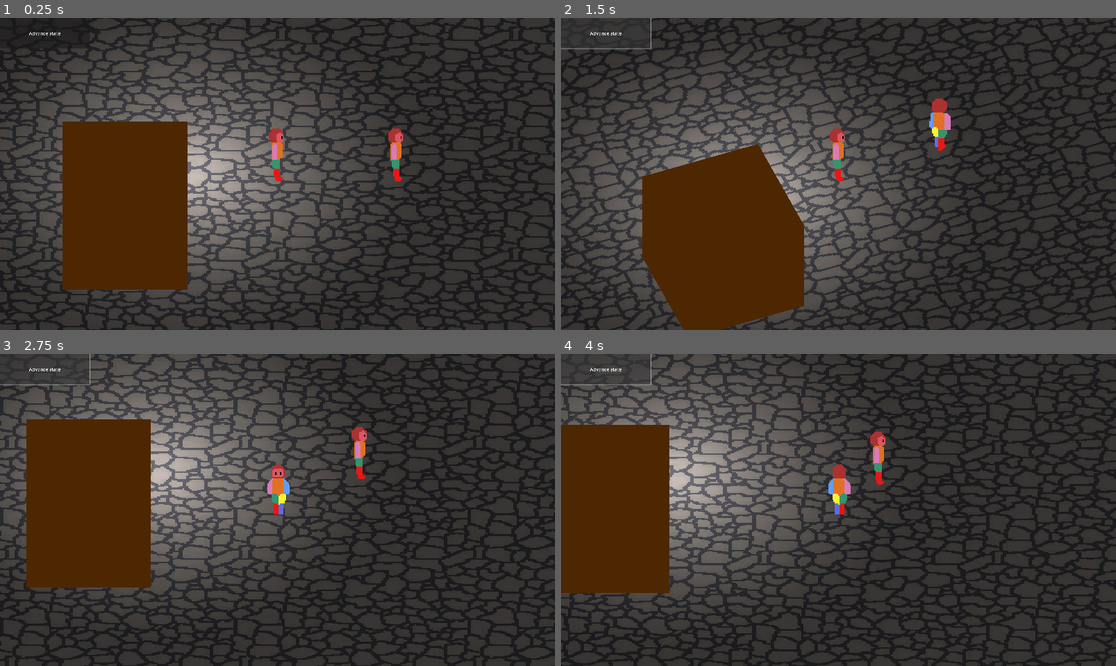
Above: before the commit, frames 1-4 (two rows, left to right).
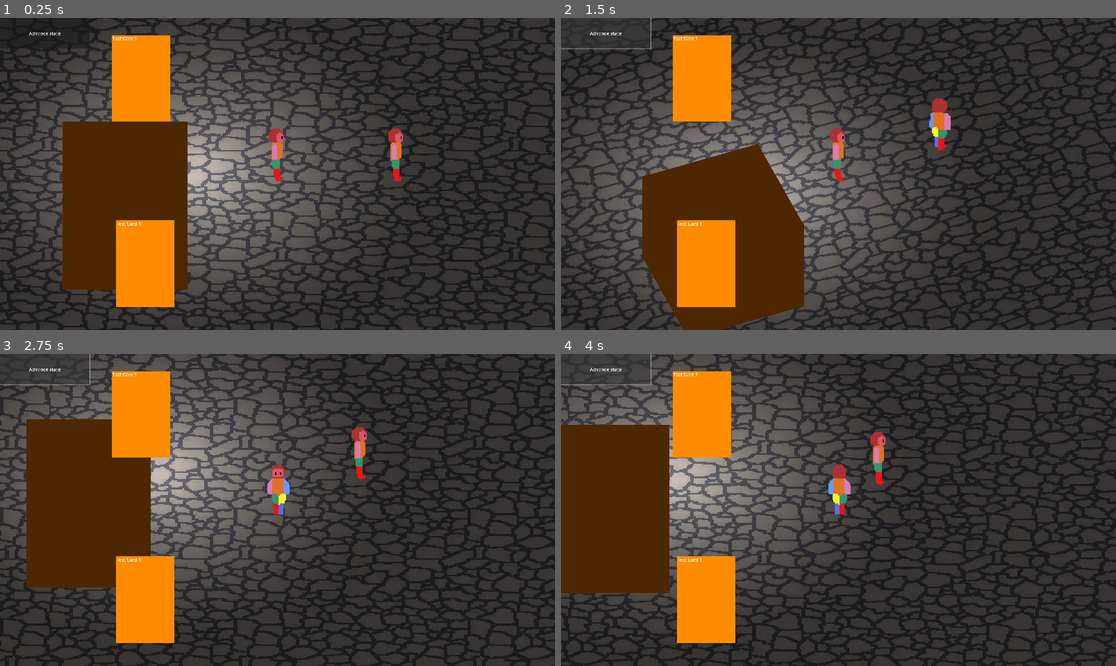
Above: after the commit, the same moments.

Repository: nathanbaney/cardgame
Game: Godot game, scene res://scenes/main.tscn
The game is run twice, just before and just after one commit, with the same random seed, the same clock (stepped at 60 frames per second) and the same inputs.
Inputs:
- Up to frame 1 (0.25 s): no input
- Up to frame 2 (1.5 s): click "Advance state" at 0.5 s; tap Enter at 1.25 s; hold D (right) from 1.28 s (still down); hold E (cameraCCW) from 1.28 s (still down)
- Up to frame 3 (2.75 s): release D (right) at 2.03 s; release E (cameraCCW) at 2.03 s; hold S (down) from 2.03 s (still down); tap Q (cameraCW) at 2.1 s
- Up to frame 4 (4 s): release S (down) at 2.78 s; hold D (right) 2.78-3.53 s; hold E (cameraCCW) 2.78-3.53 s; hold W (up) from 3.53 s (still down); tap Q (cameraCW) at 3.6 s

The runs differ from the first frame. In frame 1, 5.8% of the frame differs, in the area x 20-32%, y 5-93%; in frame 2, 5.8%; in frame 3, 5.8%; in frame 4, 5.8%.

Commit message:
first pass on hooking up signals / drawing uicards. right now theyre all stacked up (and ugly)

Diff:
--- a/scenes/card_game_state.gd
+++ b/scenes/card_game_state.gd
@@ -15,6 +15,9 @@
 
 enum GAME_STEP {SETUP, MULLIGAN, BEFORE_TURN, UPKEEP, MAIN_PHASE, PLAYED_CARD, BOARD_PHASE, END_OF_TURN}
 
+signal dealt_damage(player_index: int, damage: int)
+signal drew_card(player_index: int, card: Card)
+
 @export var player_list: Array[CardPlayer]
 var initial_cards_dealt: int = 7
 var max_hand_size: int = 7
@@ -32,17 +35,19 @@
 
 @export var debug: bool = true
 var debug_state_format_1: String = "TURN %d CURRENT_PLAYER %d GAME_STEP %s"
-var debug_state_format_2: String = "PLAYER1 CARD_COUNT %d PLAYER2 CARD_COUNT %d"
+var debug_state_format_2: String = "PLAYER1 CARD_COUNT %d HP %d PLAYER2 CARD_COUNT %d HP %d"
 
 func _ready() -> void:
+	drew_card.connect(%UICardGameRenderer._on_drew_card)
 	current_player = player_list.get(0)
 	init_game()
 
 # deal 7 cards to each player
 func init_game() -> void:
 	print_debug_state()
-	for player in player_list:
-		player.hand.cards.append_array(player.deck.deal_cards(initial_cards_dealt))
+	for player_index in range(player_list.size()):
+		draw_cards(player_index, initial_cards_dealt)
+		#player.hand.cards.append_array(player.deck.deal_cards(initial_cards_dealt))
 	if number_of_mulligans < max_mulligans:
 		current_game_step = GAME_STEP.MULLIGAN
 	else:
@@ -52,7 +57,7 @@
 func mulligan():
 	print_debug_state()
 	#await await_mulligan_input()
-	await %TestCardInputOverlay.get_node("AdvanceStateButton").pressed
+	await %UICardGameRenderer.get_node("AdvanceStateButton").pressed
 	var did_player_mull: bool = true # await_mulligan_input()
 	if did_player_mull:
 		number_of_mulligans += 1
@@ -77,7 +82,7 @@
 func main_phase():
 	print_debug_state()
 	# await await_main_phase_input()
-	await %TestCardInputOverlay.get_node("AdvanceStateButton").pressed
+	await %UICardGameRenderer.get_node("AdvanceStateButton").pressed
 	advance_game_step()
 
 func played_card():
@@ -133,10 +138,12 @@
 
 func declare_winner():
 	# not sure what thisll do yet... emit a signal to view layer?
+	print("SOMEONE WON!")
 	pass
 
 func declare_draw():
 	#emit a signal or something?
+	print("IT WAS A DRAW!")
 	pass
 
 #returns true if player clicked mulligan button, false if not
@@ -153,7 +160,7 @@
 	await_test_input()
 
 func await_test_input():
-	await %TestCardInputOverlay.get_node("AdvanceStateButton").pressed
+	await %UICardGameRenderer.get_node("AdvanceStateButton").pressed
 
 func reshuffle_everything():
 	for player in player_list:
@@ -184,7 +191,21 @@
 		GAME_STEP.END_OF_TURN:
 			end_of_turn()
 
+func deal_damage(player_index: int, damage: int):
+	player_list.get(player_index).life_total -= damage
+	dealt_damage.emit(player_index, damage)
+
+func draw_cards(player_index: int, number_of_cards: int):
+	for ii in range(number_of_cards):
+		if not player_list.get(player_index).deck.cards.is_empty():
+			var drawn_card: Card = player_list.get(player_index).deck.deal_card()
+			player_list.get(player_index).hand.cards.append(drawn_card)
+			drew_card.emit(player_index, drawn_card)
+		else:
+			deal_damage(player_index, 1)
+	# TODO handle any on-draw effects
+
 func print_debug_state():
 	if debug:
 		print(debug_state_format_1 % [turn_count, current_player_index, current_game_step])
-		print(debug_state_format_2 % [player_list.get(0).hand.cards.size(), player_list.get(1).hand.cards.size()])
+		print(debug_state_format_2 % [player_list.get(0).hand.cards.size(), player_list.get(0).life_total, player_list.get(1).hand.cards.size(), player_list.get(1).life_total])
--- a/scenes/card_pile.gd
+++ b/scenes/card_pile.gd
@@ -10,6 +10,11 @@
 		if not cards.is_empty():
 			dealt_cards.append(cards.pop_front())
 	return dealt_cards
+
+#should empty deck check be here? or in gamestate?
+func deal_card():
+	if not cards.is_empty():
+		return cards.pop_front()
 
 func shuffle() -> void:
 	cards.shuffle() #consider seeding
--- a/scenes/main.tscn
+++ b/scenes/main.tscn
@@ -1,10 +1,12 @@
-[gd_scene load_steps=13 format=3 uid="uid://ca8xb1y3t56oq"]
+[gd_scene load_steps=15 format=3 uid="uid://ca8xb1y3t56oq"]
 
 [ext_resource type="Texture2D" uid="uid://n10k0fvcjf5i" path="res://textures/test_cobble.png" id="1_jyhfs"]
 [ext_resource type="PackedScene" uid="uid://bljdhvniu6egk" path="res://scenes/player.tscn" id="1_o5qli"]
 [ext_resource type="Script" uid="uid://e16yhenlgyiv" path="res://scenes/rotation_coordinator.gd" id="2_0wfyh"]
 [ext_resource type="PackedScene" uid="uid://h3k4p0ug3smy" path="res://scenes/test_npc.tscn" id="3_sugp2"]
+[ext_resource type="Script" uid="uid://chwhfmcexuflq" path="res://scenes/ui_card_game_renderer.gd" id="5_85g3d"]
 [ext_resource type="Script" uid="uid://d3o1mu7f8u1xy" path="res://scenes/card_game_state.gd" id="5_tbgi4"]
+[ext_resource type="Script" uid="uid://rcn1ldqyb4tb" path="res://scenes/ui_card_hand.gd" id="5_tipki"]
 [ext_resource type="PackedScene" uid="uid://bo1drjdiqvrvw" path="res://scenes/players/test_human_player.tscn" id="6_o6xl0"]
 [ext_resource type="PackedScene" uid="uid://5npfmetsrfj4" path="res://scenes/players/test_player_1.tscn" id="7_tipki"]
 
@@ -56,18 +58,40 @@
 [node name="TestNPC" parent="." instance=ExtResource("3_sugp2")]
 transform = Transform3D(1, 0, 0, 0, 1, 0, 0, 0, 1, 3.82279, 0, 0)
 
-[node name="TestCardInputOverlay" type="Control" parent="."]
+[node name="UICardGameRenderer" type="Control" parent="."]
 unique_name_in_owner = true
 layout_mode = 3
 anchors_preset = 0
 offset_right = 40.0
 offset_bottom = 40.0
+script = ExtResource("5_85g3d")
+metadata/_custom_type_script = "uid://chwhfmcexuflq"
 
-[node name="AdvanceStateButton" type="Button" parent="TestCardInputOverlay"]
+[node name="AdvanceStateButton" type="Button" parent="UICardGameRenderer"]
 layout_mode = 0
 offset_right = 311.0
 offset_bottom = 105.0
 text = "Advance state"
+
+[node name="UICardHandPlayer" type="Control" parent="UICardGameRenderer"]
+anchors_preset = 0
+offset_left = 402.0
+offset_top = 700.0
+offset_right = 1563.0
+offset_bottom = 1012.0
+script = ExtResource("5_tipki")
+is_hidden = false
+metadata/_custom_type_script = "uid://rcn1ldqyb4tb"
+
+[node name="UICardHandOpp" type="Control" parent="UICardGameRenderer"]
+layout_mode = 3
+anchors_preset = 0
+offset_left = 388.0
+offset_top = 59.0
+offset_right = 1549.0
+offset_bottom = 371.0
+script = ExtResource("5_tipki")
+metadata/_custom_type_script = "uid://rcn1ldqyb4tb"
 
 [node name="CardGameState" type="Node" parent="." node_paths=PackedStringArray("player_list")]
 script = ExtResource("5_tbgi4")
--- a/scenes/ui_card.gd
+++ b/scenes/ui_card.gd
@@ -1,8 +1,16 @@
 class_name UICard extends Control
 
 var card_data: Card
+var card_size: Vector2 = Vector2(200, 300)
 
-func _init(card: Card) -> void:
-	card_data = card
-	$Label.text = card.card_name
-	$ColorRect.color = card.card_color
+func _init(card: Card = null):
+	if not card == null:
+		print("card wasnt null")
+		card_data = card
+	var label: Label = Label.new()
+	label.text = card_data.card_name
+	var rect: ColorRect = ColorRect.new()
+	rect.color = card_data.card_color
+	rect.size = card_size
+	rect.add_child(label)
+	add_child(rect)
--- a/scenes/ui_card.tscn
+++ b/scenes/ui_card.tscn
@@ -10,15 +10,3 @@
 grow_horizontal = 2
 grow_vertical = 2
 script = ExtResource("1_ho3ey")
-
-[node name="ColorRect" type="ColorRect" parent="."]
-layout_mode = 0
-offset_right = 181.0
-offset_bottom = 244.0
-color = Color(1, 0.897703, 0.599719, 1)
-
-[node name="Label" type="Label" parent="ColorRect"]
-top_level = true
-layout_mode = 0
-offset_right = 40.0
-offset_bottom = 23.0
--- a/scenes/ui_card_game_renderer.gd
+++ b/scenes/ui_card_game_renderer.gd
@@ -1 +1,15 @@
 class_name UICardGameRenderer extends Control
+
+
+
+
+
+
+
+func _on_drew_card(player_index: int, card: Card):
+	print("ui received card draw signal")
+	var uicard: UICard = UICard.new(card)
+	if player_index == 0:
+		self.get_node("UICardHandPlayer").add_child(uicard)
+	else:
+		self.get_node("UICardHandOpp").add_child(uicard)
--- a/scenes/ui_card_hand.gd
+++ b/scenes/ui_card_hand.gd
@@ -4,10 +4,12 @@
 
 var cards_in_hand: Array[UICard] = []
 var deck_position: Vector2 = Vector2(1, 1)
+@export var is_hidden: bool = true
 
 func draw_card(card: Card) -> void:
 	# make UICard from card, append UICard to cards_in_hand, move UICard from deck to hand area
-	var uicard: UICard = UICard.new(card)
+	var uicard: UICard = UICard.new()
+	uicard.initialize(card)
 	self.add_child(uicard)
 	cards_in_hand.append(uicard)
 	pass
